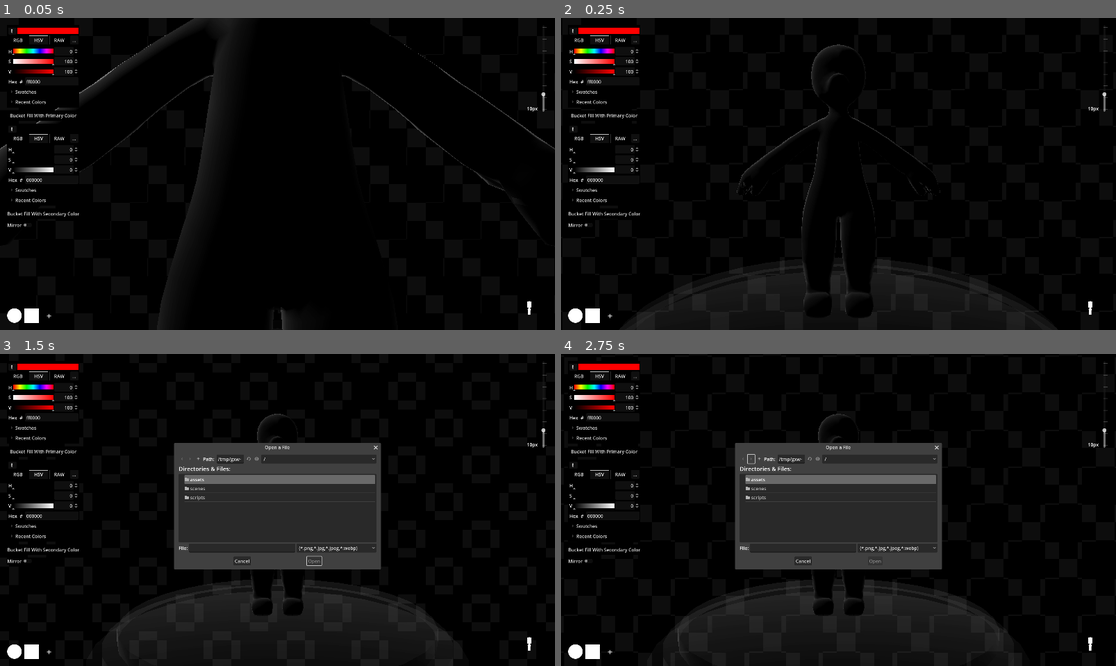
Above: before the commit, frames 1-4 (two rows, left to right).
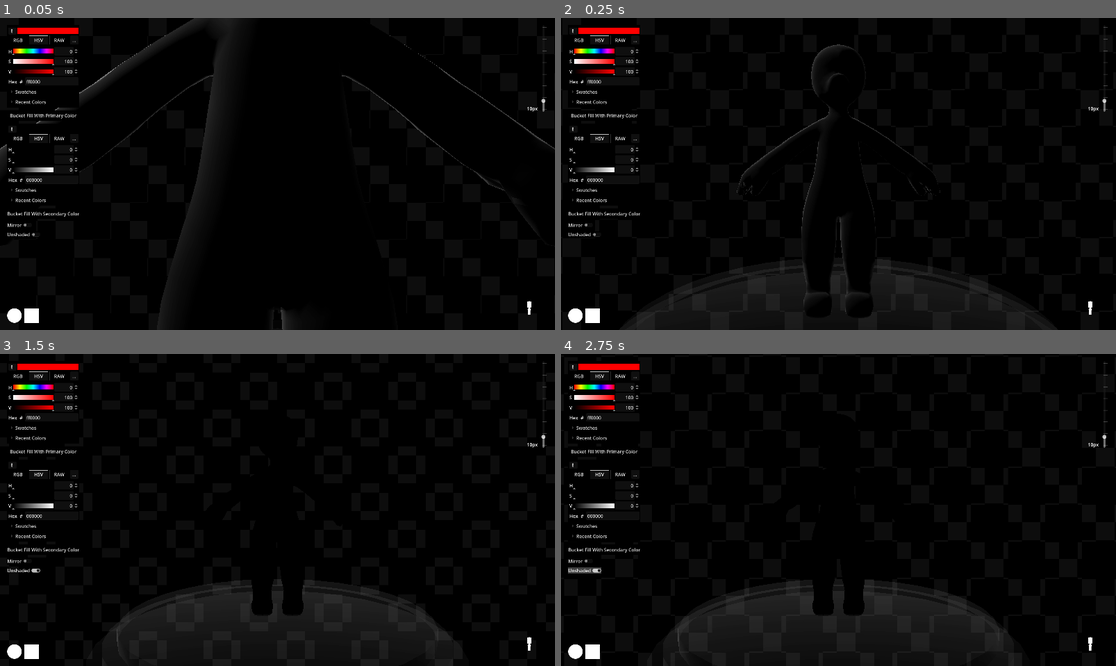
Above: after the commit, the same moments.

Repository: CaptainCronch/toy-jam
Game: Godot game, scene res://scenes/main.tscn
Two runs of this game, one before a commit and one after it. Both use one fixed random seed, a clock stepped at 60 frames per second and the inputs below.
Inputs (mouse positions are in pixels of both pictures, inside the frame that each line leads up to):
- Up to frame 1 (0.05 s): no input
- Up to frame 2 (0.25 s): no input
- Up to frame 3 (1.5 s): click (49, 650) at 0.5 s, where only the run before the commit has a clickable "+"; click (22, 569) at 1.25 s, where only the run after the commit has a clickable "Unshaded"
- Up to frame 4 (2.75 s): click (749, 460) at 2.02 s

The runs differ from the first frame. In frame 1, less than 0.1% of the frame differs, in the area x 1-99%, y 23-97%; in frame 2, less than 0.1%; in frame 3, 15%; in frame 4, 15%, in the area x 1-99%, y 19-97%.

Commit message:
fixed color burn issue

Diff:
--- a/scenes/base_model.tscn
+++ b/scenes/base_model.tscn
@@ -13,7 +13,9 @@
 resource_local_to_scene = true
 diffuse_mode = 3
 albedo_texture = SubResource("ViewportTexture_hdbma")
+albedo_texture_force_srgb = true
 texture_filter = 0
+texture_repeat = false
 
 [sub_resource type="ShaderMaterial" id="ShaderMaterial_le1r3"]
 render_priority = 0
--- a/scenes/main.tscn
+++ b/scenes/main.tscn
@@ -7,13 +7,14 @@
 [ext_resource type="Shader" path="res://scripts/fresnel.gdshader" id="2_gbem7"]
 [ext_resource type="Script" path="res://scripts/drawing_brush.gd" id="3_ie5v4"]
 [ext_resource type="Script" path="res://scripts/draw_viewport.gd" id="3_kueif"]
-[ext_resource type="Texture2D" uid="uid://27s8vidhq113" path="res://assets/brush-50.png" id="5_klu0f"]
 [ext_resource type="Shader" path="res://scripts/fresnel_no_depth_test.gdshader" id="6_u4pc8"]
 [ext_resource type="Script" path="res://scripts/background_modulator.gd" id="7_4p8vg"]
 [ext_resource type="Texture2D" uid="uid://bsomf8jj3d8nh" path="res://assets/1024-64-checkers.png" id="7_ncab1"]
 [ext_resource type="Texture2D" uid="uid://bosl3wipssed1" path="res://assets/1024-128-checkers.png" id="8_na24s"]
 [ext_resource type="Script" path="res://scripts/brush_list.gd" id="9_amfpw"]
 [ext_resource type="Script" path="res://scripts/brush_size_slider.gd" id="12_rd60r"]
+[ext_resource type="PackedScene" uid="uid://dc37fjwhvkehc" path="res://scenes/brush_select.tscn" id="13_kqmct"]
+[ext_resource type="Texture2D" uid="uid://frangmv3qo1q" path="res://assets/square-50.png" id="14_5ifgq"]
 
 [sub_resource type="ProceduralSkyMaterial" id="ProceduralSkyMaterial_qkwo0"]
 sky_top_color = Color(0, 0.25, 0.145833, 1)
@@ -186,9 +187,9 @@
 
 [node name="PaintViewport" type="SubViewport" parent="." node_paths=PackedStringArray("brush")]
 disable_3d = true
+own_world_3d = true
 transparent_bg = true
 handle_input_locally = false
-canvas_item_default_texture_filter = 0
 size = Vector2i(1024, 1024)
 render_target_clear_mode = 1
 render_target_update_mode = 4
@@ -196,9 +197,7 @@
 brush = NodePath("DrawingBrush")
 
 [node name="DrawingBrush" type="Node2D" parent="PaintViewport"]
-texture_filter = 1
 script = ExtResource("3_ie5v4")
-texture = ExtResource("5_klu0f")
 
 [node name="BackgroundLayer" type="CanvasLayer" parent="." node_paths=PackedStringArray("parallax_big", "parallax_small")]
 layer = -1
@@ -254,7 +253,16 @@
 add_button = NodePath("AddBrush")
 file_dialog = NodePath("../../../FileDialog")
 
+[node name="BrushSelect" parent="PaintMode/ScrollContainer/BrushList" instance=ExtResource("13_kqmct")]
+layout_mode = 2
+
+[node name="BrushSelect2" parent="PaintMode/ScrollContainer/BrushList" instance=ExtResource("13_kqmct")]
+layout_mode = 2
+texture = ExtResource("14_5ifgq")
+shape = "square"
+
 [node name="AddBrush" type="Button" parent="PaintMode/ScrollContainer/BrushList"]
+visible = false
 custom_minimum_size = Vector2(50, 50)
 layout_mode = 2
 focus_mode = 0
@@ -288,8 +296,8 @@
 focus_mode = 0
 mouse_force_pass_scroll_events = false
 mouse_default_cursor_shape = 3
-min_value = 1.0
-max_value = 50.0
+min_value = 2.0
+max_value = 80.0
 value = 10.0
 scrollable = false
 tick_count = 8
@@ -374,6 +382,22 @@
 theme_override_styles/normal = SubResource("StyleBoxFlat_65dgf")
 text = "Mirror"
 
+[node name="UnshadeToggle" type="CheckButton" parent="PaintMode/VBoxContainer"]
+layout_mode = 2
+size_flags_horizontal = 0
+theme_override_styles/focus = SubResource("StyleBoxEmpty_jaaf0")
+theme_override_styles/disabled_mirrored = SubResource("StyleBoxEmpty_ap4b5")
+theme_override_styles/disabled = SubResource("StyleBoxEmpty_q6cew")
+theme_override_styles/hover_pressed_mirrored = SubResource("StyleBoxEmpty_1d8nu")
+theme_override_styles/hover_pressed = SubResource("StyleBoxEmpty_piji2")
+theme_override_styles/hover_mirrored = SubResource("StyleBoxEmpty_k550k")
+theme_override_styles/hover = SubResource("StyleBoxEmpty_kyq2l")
+theme_override_styles/pressed_mirrored = SubResource("StyleBoxEmpty_apej8")
+theme_override_styles/pressed = SubResource("StyleBoxFlat_4y85h")
+theme_override_styles/normal_mirrored = SubResource("StyleBoxEmpty_asvxr")
+theme_override_styles/normal = SubResource("StyleBoxFlat_65dgf")
+text = "Unshaded"
+
 [node name="SubViewportContainer" type="SubViewportContainer" parent="PaintMode"]
 custom_minimum_size = Vector2(128, 128)
 layout_mode = 2
@@ -435,6 +459,7 @@
 [connection signal="color_changed" from="PaintMode/VBoxContainer/SecondaryContainer/ColorPickerSecondary" to="Pedestal/Model" method="_on_color_picker_secondary_color_changed"]
 [connection signal="pressed" from="PaintMode/VBoxContainer/FillSecondary" to="Pedestal/Model" method="_on_fill_secondary_pressed"]
 [connection signal="toggled" from="PaintMode/VBoxContainer/MirrorToggle" to="Pedestal/Model" method="_on_mirror_toggled"]
+[connection signal="toggled" from="PaintMode/VBoxContainer/UnshadeToggle" to="Pedestal/Model" method="_on_unshade_toggle_toggled"]
 [connection signal="gui_input" from="PaintMode/SubViewportContainer" to="Pedestal/VerticalRotation/SpringArm3D" method="_on_hud_display_gui_input"]
 [connection signal="confirmed" from="FileDialog" to="PaintMode/ScrollContainer/BrushList" method="_on_file_dialog_confirmed"]
 [connection signal="file_selected" from="FileDialog" to="PaintMode/ScrollContainer/BrushList" method="_on_file_dialog_file_selected"]
--- a/scripts/brush_list.gd
+++ b/scripts/brush_list.gd
@@ -7,7 +7,8 @@
 
 var brush_select := preload("res://scenes/brush_select.tscn")
 
-var brushes : Array[Texture2D] = [preload("res://assets/brush-50.png"), preload("res://assets/square-50.png")]
+#var brushes : Array[Texture2D] = [preload("res://assets/brush-50.png"), preload("res://assets/square-50.png")]
+
 var primary_brush_size := 10
 var secondary_brush_size := 10
 
@@ -18,26 +19,27 @@
 
 func load_brushes():
 	for child in get_children():
+		#if not child.get_class() == "Button":
+			#child.queue_free()
+	#for brush in brushes:
+		#var new_brush : BrushSelect = brush_select.instantiate()
+		#new_brush.texture = brush
+		#add_child(new_brush)
+		#move_child(new_brush, -2)
 		if not child.get_class() == "Button":
-			child.queue_free()
-	for brush in brushes:
-		var new_brush : BrushSelect = brush_select.instantiate()
-		new_brush.texture = brush
-		add_child(new_brush)
-		move_child(new_brush, -2)
-		new_brush.clicked.connect(func(texture : Texture2D): drawing_brush.texture = texture)
+			child.clicked.connect(func(shape : String): drawing_brush.shape = shape)
 
 
-func _on_add_brush_pressed() -> void:
-	file_dialog.show()
-
-
-func _on_file_dialog_file_selected(path: String) -> void:
-	file_path = path
-
-
-func _on_file_dialog_confirmed() -> void:
-	var img := Image.new()
-	img.load(file_path)
-	brushes.append(ImageTexture.create_from_image(img))
-	load_brushes()
+#func _on_add_brush_pressed() -> void:
+	#file_dialog.show()
+#
+#
+#func _on_file_dialog_file_selected(path: String) -> void:
+	#file_path = path
+#
+#
+#func _on_file_dialog_confirmed() -> void:
+	#var img := Image.new()
+	#img.load(file_path)
+	#brushes.append(ImageTexture.create_from_image(img))
+	#load_brushes()
--- a/scripts/brush_select.gd
+++ b/scripts/brush_select.gd
@@ -1,9 +1,11 @@
 extends TextureRect
 class_name BrushSelect
 
-signal clicked(texture : Texture2D)
+signal clicked(shape : String)
+
+@export var shape := "circle"
 
 
 func _on_gui_input(event: InputEvent) -> void:
 	if event.button_mask == 1:
-		clicked.emit(texture)
+		clicked.emit(shape)
--- a/scripts/draw_viewport.gd
+++ b/scripts/draw_viewport.gd
@@ -1,7 +1,6 @@
 extends SubViewport
 
 @export var brush : Node2D
-@export var fill : Node2D
 
 func paint(pos : Vector2, color : Color):
 	brush.queue_brush(pos * size.x, color)
--- a/scripts/drawing_brush.gd
+++ b/scripts/drawing_brush.gd
@@ -1,7 +1,7 @@
 extends Node2D
 class_name DrawingBrush
 
-@export var texture : Texture2D
+@export var shape := "circle"
 @export var brush_size := 10
 
 var fill_texture : ImageTexture
@@ -15,7 +15,7 @@
 
 
 func queue_brush(pos : Vector2, color : Color, fill := false):
-	brush_queue.push_back({"pos": pos, "color": color, "fill": fill})
+	brush_queue.push_back({"pos": pos, "color": color, "fill": fill, "shape": shape})
 	queue_redraw()
 
 
@@ -24,10 +24,17 @@
 		if brush.fill:
 			draw_texture(fill_texture, Vector2(), brush.color)
 		else:
-			draw_texture_rect(
-				texture,
-				Rect2(brush.pos.x - brush_size / 2, brush.pos.y - brush_size / 2, brush_size, brush_size),
-				false,
-				brush.color,
-			)
+			if brush.shape == "circle":
+				draw_circle(brush.pos, brush_size / 2, brush.color)
+			else:
+				draw_rect(
+					Rect2(brush.pos.x - brush_size / 2, brush.pos.y - brush_size / 2, brush_size, brush_size),
+					brush.color
+				)
+			#draw_texture_rect(
+				#texture,
+				#Rect2(brush.pos.x - brush_size / 2, brush.pos.y - brush_size / 2, brush_size, brush_size),
+				#false,
+				#brush.color,
+			#)
 	brush_queue = []
--- a/scripts/fresnel.gdshader
+++ b/scripts/fresnel.gdshader
@@ -1,4 +1,5 @@
 shader_type spatial;
+//render_mode albedo_tex_force_srgb;
 
 uniform vec3 tint : source_color = vec3(1.0, 1.0, 1.0);
 uniform float quantity = 1.5;
--- a/scripts/model.gd
+++ b/scripts/model.gd
@@ -13,11 +13,13 @@
 var last_point = null
 var mirror := false
 var last_mirror_point = null
+var fresnel : ShaderMaterial
 
 
 func _ready() -> void:
 	UVPosition.set_mesh(mesh_instance)
 	mesh_instance.material_override.albedo_texture.viewport_path = get_path_to(viewport)
+	fresnel = mesh_instance.material_overlay
 
 
 func _process(_delta: float) -> void:
@@ -86,3 +88,8 @@
 
 func _on_mirror_toggled(toggled_on: bool) -> void:
 	mirror = toggled_on
+
+
+func _on_unshade_toggle_toggled(toggled_on: bool) -> void:
+	mesh_instance.material_override.shading_mode = StandardMaterial3D.SHADING_MODE_UNSHADED if toggled_on else StandardMaterial3D.SHADING_MODE_PER_PIXEL
+	mesh_instance.material_overlay = null if toggled_on else fresnel
Not shown: 1 places in scenes/main.tscn that only renumber resources
